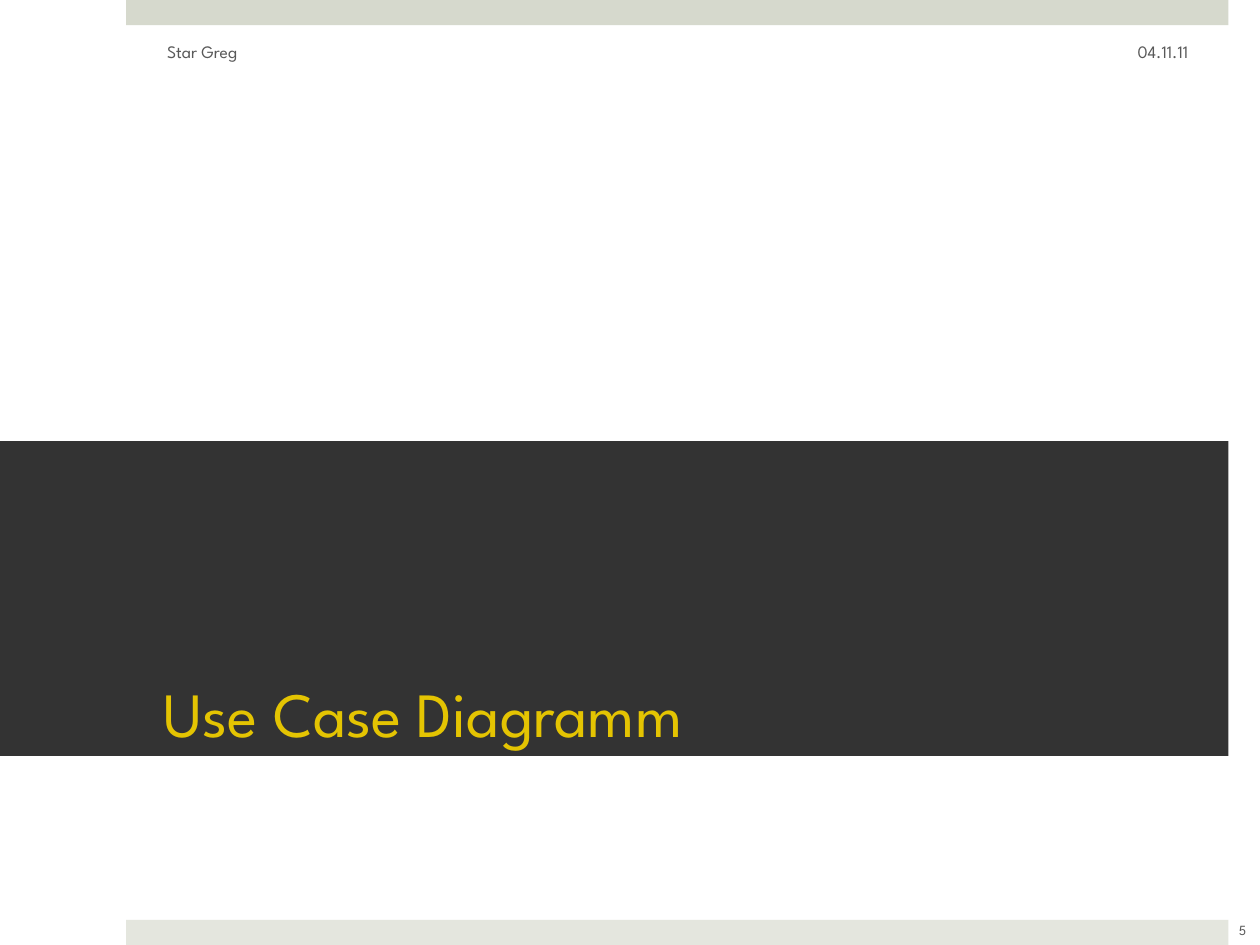
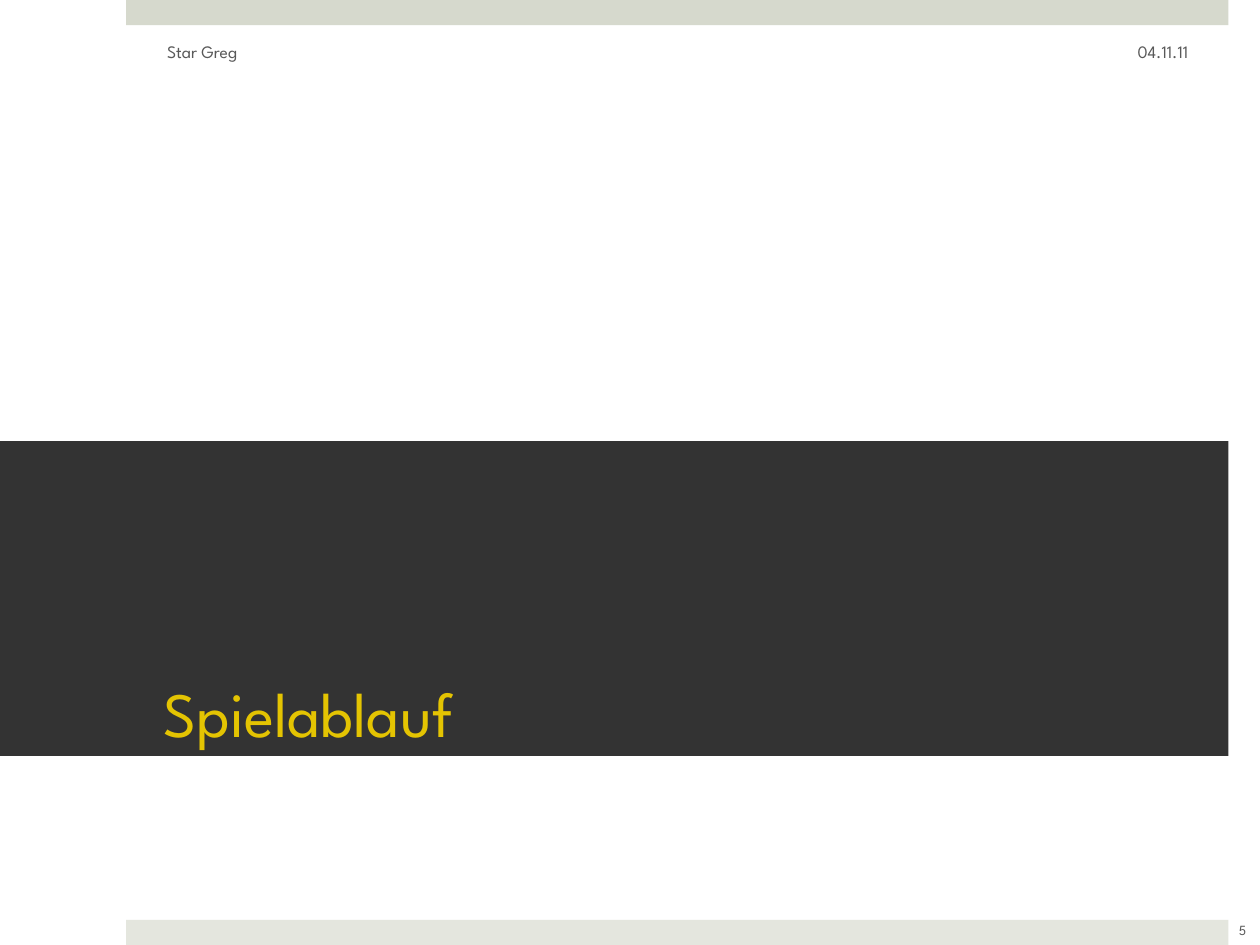
Before and after one commit to ftes/stargreg, a slide deck: slide 5 of 70 Praesentation/30 StarGreg Julia.pptx. Drawn at 1260x945 pixels with LibreOffice and Linux fonts; fonts in the diff are those of the drawing. Boxes give left, top, right and bottom in pixels: in the first picture for what was removed or moved away, otherwise in the second. Text is boxed around its words. In the diff, an @@ line names an element or a change of style, - is before the commit and + after.

```diff
--- a/70 Praesentation/30 StarGreg Julia.pptx
+++ b/70 Praesentation/30 StarGreg Julia.pptx
@@ title at box(164, 693, 453, 750): text changed @@
-Use Case Diagramm
+Spielablauf
```
Also in this commit, not shown: 7 other slides changed, 1 slide added.
